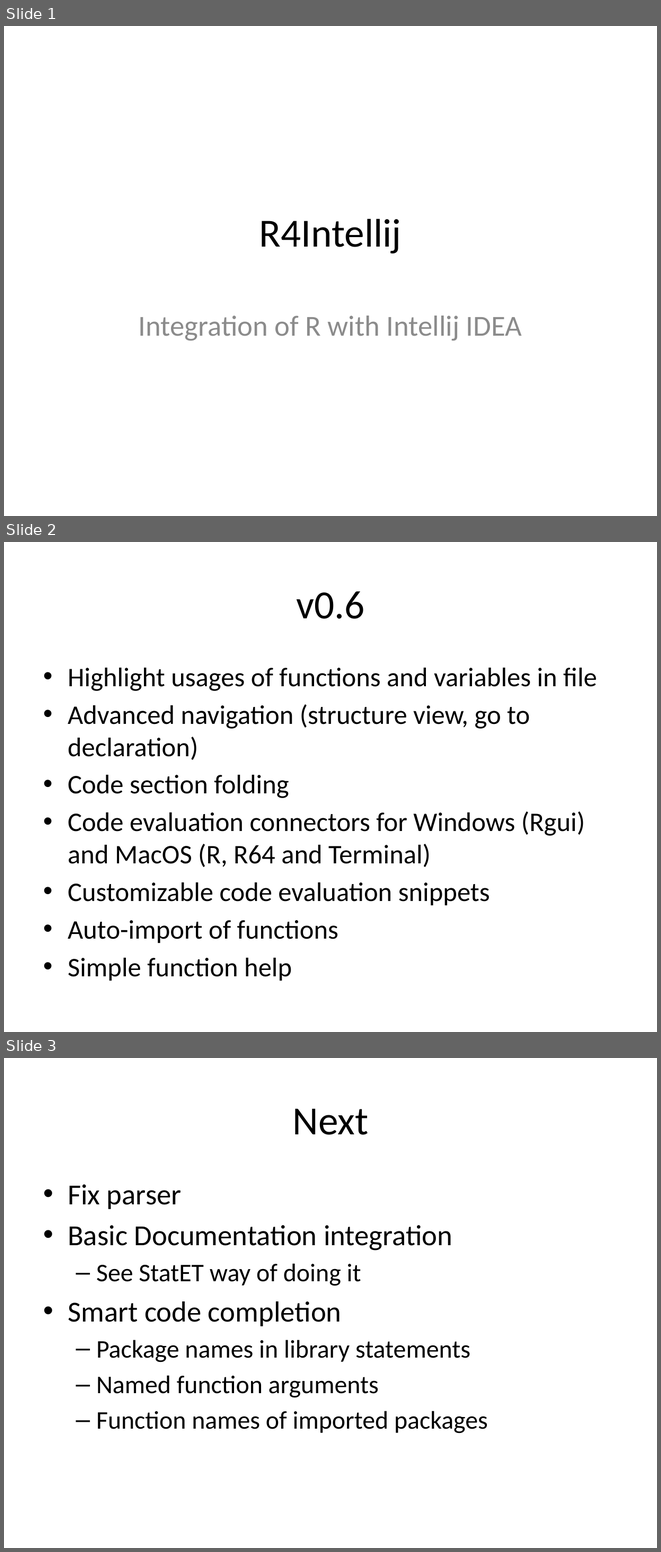
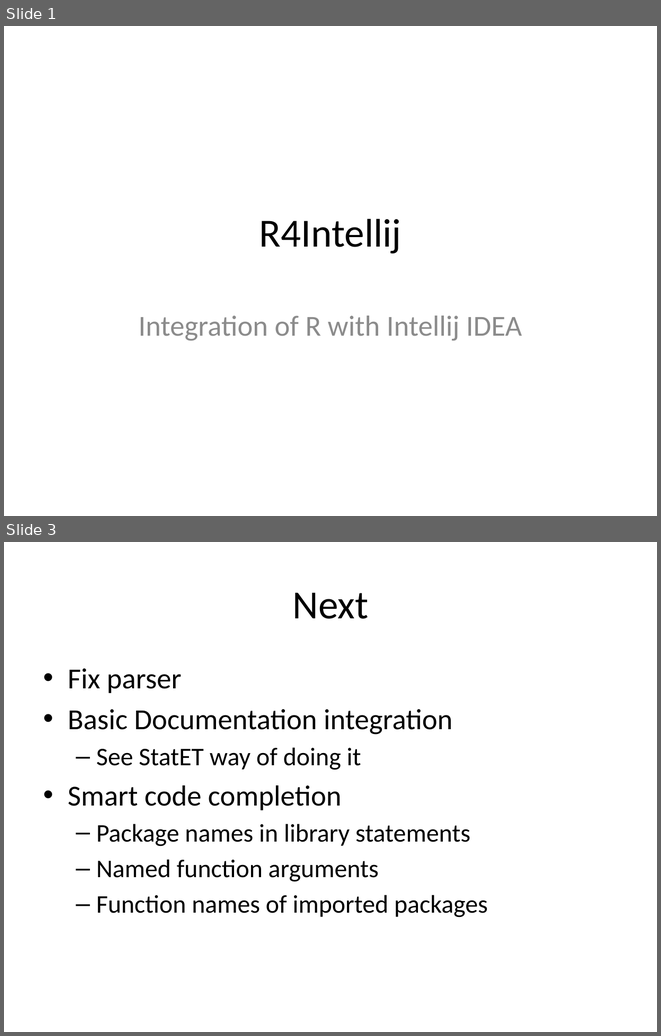
Before and after one commit to holgerbrandl/r4intellij, a slide deck: R4Intellij.pptx. Shown one above the other, each under a label of ours: slides 1, 2 and 3 before the commit, slides 1 and 3 after it; the slides between them are not shown. The pictures are 661x1552 and 661x1036 pixels, drawn with LibreOffice and Linux fonts; fonts in the diff are those of the drawing. Boxes give left, top, right and bottom in pixels: in the first picture for what was removed or moved away, otherwise in the second. Text is boxed around its words. In the diff, an @@ line names an element or a change of style, - is before the commit and + after.

```diff
--- a/R4Intellij.pptx
+++ b/R4Intellij.pptx
@@ slide 2 removed at box(4, 542, 657, 1032), background #FFFFFF @@
@@ title removed at box(296, 591, 364, 619) @@
-v0.6
@@ text removed at box(68, 668, 597, 980) @@
-• Highlight usages of functions and variables in file
-• Advanced navigation (structure view, go to declaration)
-• Code section folding
-• Code evaluation connectors for Windows (Rgui) and MacOS (R, R64 and Terminal)
-• Customizable code evaluation snippets
-• Auto-import of functions
-• Simple function help
```
Also in this commit, not shown: 1 slide added, 3 other files.
